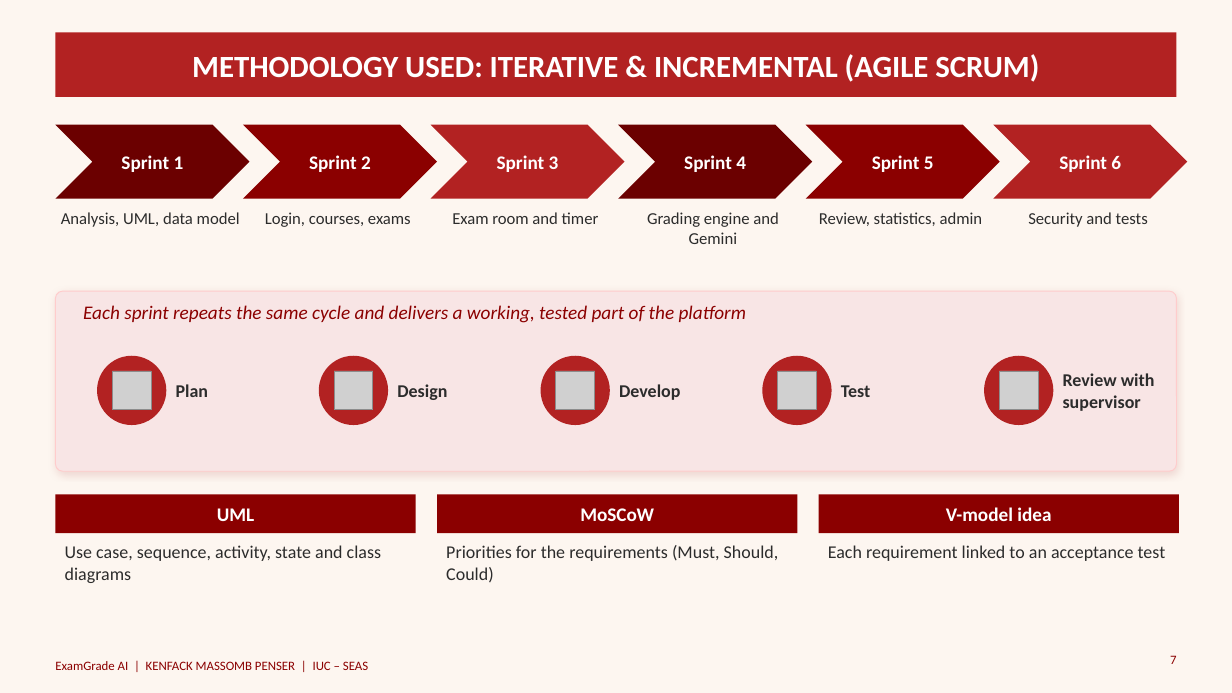
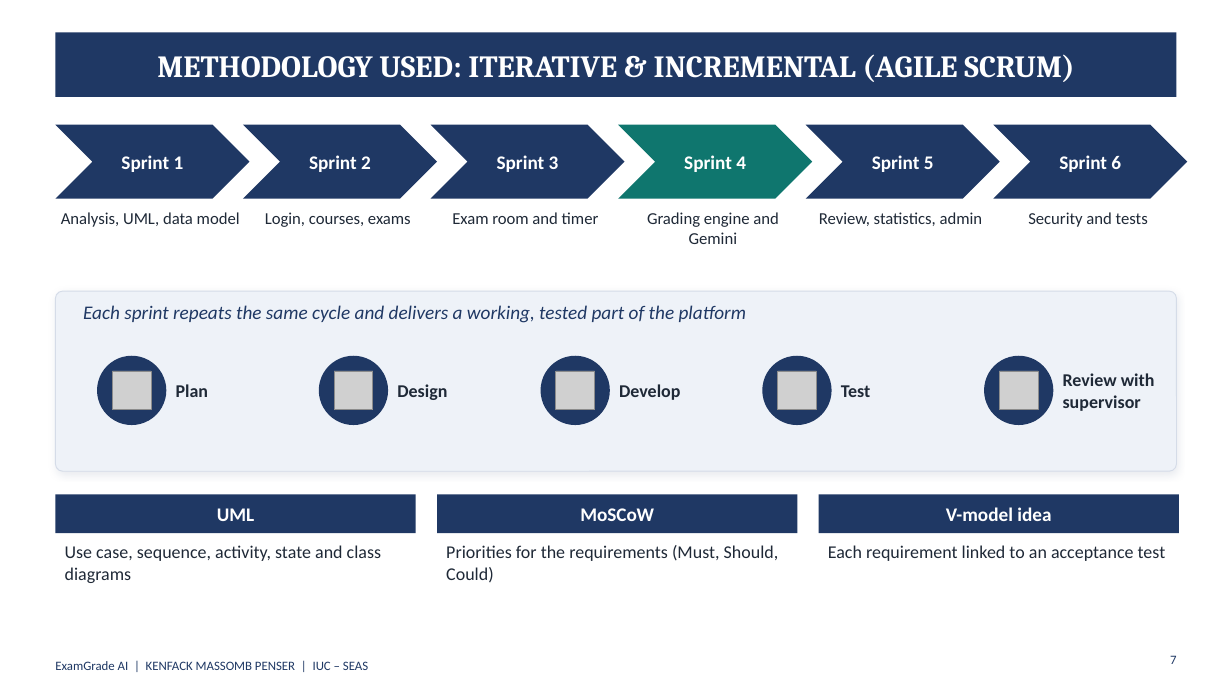
Before and after one commit to penser-kenfack/central, a slide deck: slide 7 of presentations/ExamGrade_AI_Defence_v2.pptx. Drawn at 1232x693 pixels with LibreOffice and Linux fonts; fonts in the diff are those of the drawing; grey boxes stand for pictures. Boxes give left, top, right and bottom in pixels: in the first picture for what was removed or moved away, otherwise in the second. Text is boxed around its words. In the diff, an @@ line names an element or a change of style, - is before the commit and + after.

```diff
--- a/presentations/ExamGrade_AI_Defence_v2.pptx
+++ b/presentations/ExamGrade_AI_Defence_v2.pptx
@@ background #FDF6F0 to #FFFFFF @@
@@ title "METHODOLOGY USED: ITERATIVE & INCREMENTAL ..." at box(157, 54, 1074, 82): font Calibri to Cambria @@
@@ fill #B22222 to #1F3864 in 8 elements at box(431, 125, 625, 199), box(994, 125, 1188, 199), box(97, 356, 166, 425), box(319, 356, 388, 425), box(541, 356, 610, 425), box(762, 356, 832, 425), box(984, 356, 1054, 425), box(55, 32, 1177, 97) @@
@@ chevron at box(55, 125, 250, 199): fill #6B0000 to #1F3864 @@
@@ chevron at box(618, 125, 812, 199): fill #6B0000 to #0F766E @@
@@ rounded rectangle at box(55, 291, 1177, 471): fill #F8E5E5 to #EEF2F8; outline #FFCCCC 0.75 pt to #D5DCE8 0.75 pt; shadow changed @@
@@ fill #8B0000 to #1F3864 in 5 elements at box(243, 125, 437, 199), box(806, 125, 1000, 199), box(55, 494, 416, 533), box(437, 494, 798, 533), box(819, 494, 1179, 533) @@
@@ text colour #2C2C2C to #1F2937 in 14 elements at box(61, 212, 240, 227), box(265, 212, 411, 227), box(452, 212, 599, 224), box(647, 212, 778, 244), box(819, 212, 983, 226), box(1028, 212, 1148, 227), box(176, 384, 208, 397), box(397, 384, 447, 400), box(619, 384, 680, 400), box(841, 385, 871, 397), box(1063, 373, 1155, 411), box(65, 545, 381, 583), box(446, 545, 779, 582), box(828, 545, 1166, 561) @@
@@ text colour #8B0000 to #1F3864 in 3 elements at box(83, 305, 746, 323), box(1170, 655, 1176, 664), box(55, 661, 368, 670) @@
```
Also in this commit, not shown: 14 other slides changed.
